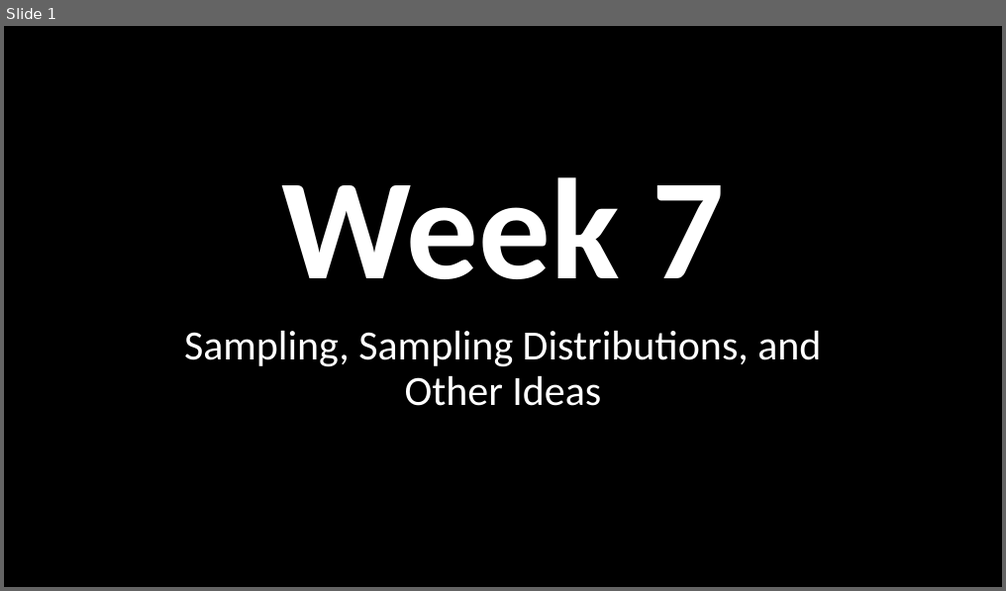
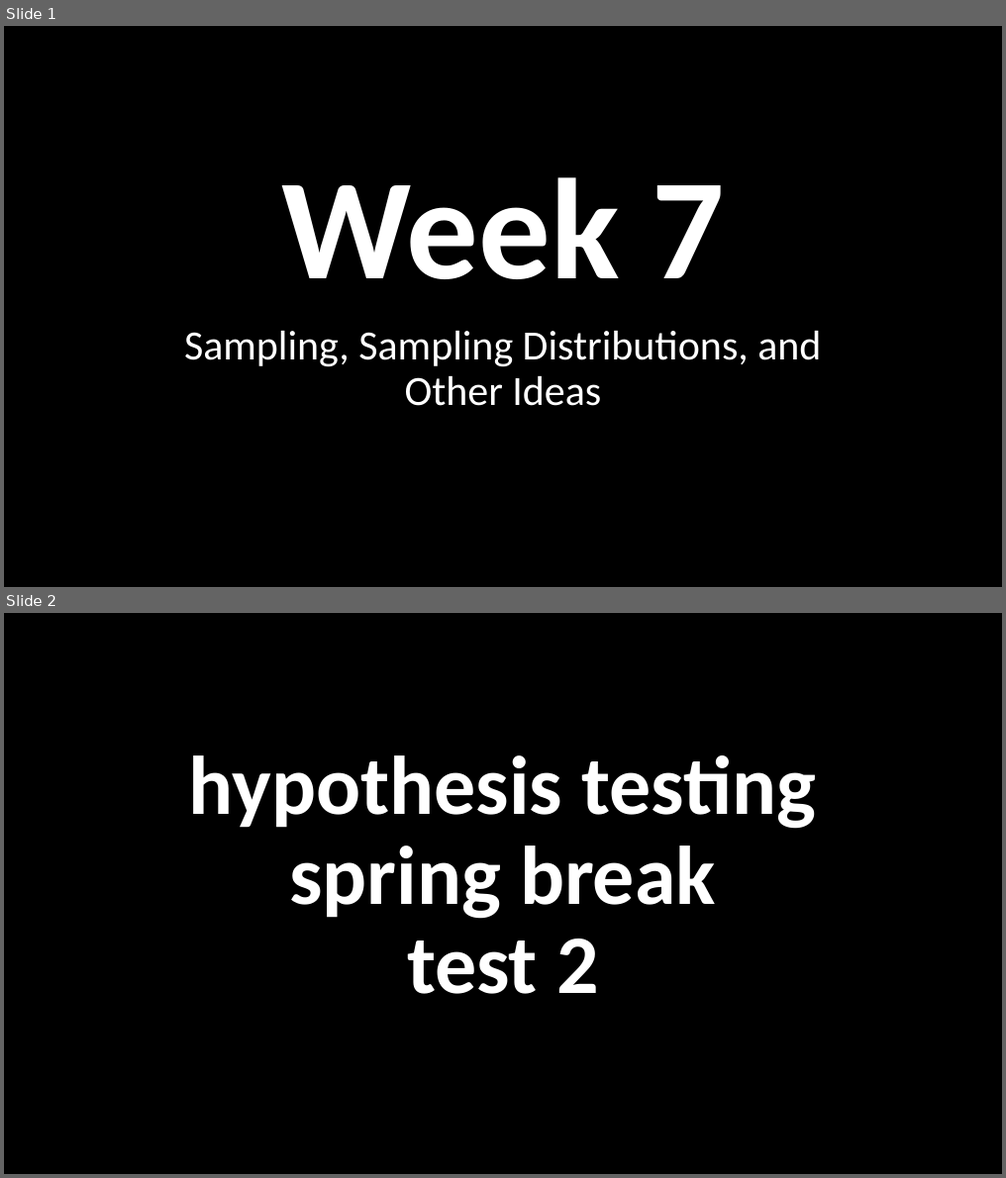
Before and after one commit to nicklalone/CIST_2500, a slide deck: ppts/06 - Tuesday.pptx. Shown one above the other, each under a label of ours: slide 1 before the commit, slides 1 and 2 after it. The pictures are 1006x591 and 1006x1178 pixels, drawn with LibreOffice and Linux fonts; fonts in the diff are those of the drawing. Boxes give left, top, right and bottom in pixels: in the first picture for what was removed or moved away, otherwise in the second. Text is boxed around its words. In the diff, an @@ line names an element or a change of style, - is before the commit and + after.

```diff
--- a/ppts/06 - Tuesday.pptx
+++ b/ppts/06 - Tuesday.pptx
@@ slide 2 added at [4, 613, 1002, 1174], background #000000 @@
@@ title added at [189, 756, 816, 994], 80 pt, text #FFFFFF, bold @@
+hypothesis testing
+spring break
+test 2
```
Also in this commit, not shown: 6 slides changed, 4 other slides added, 2 other files.
